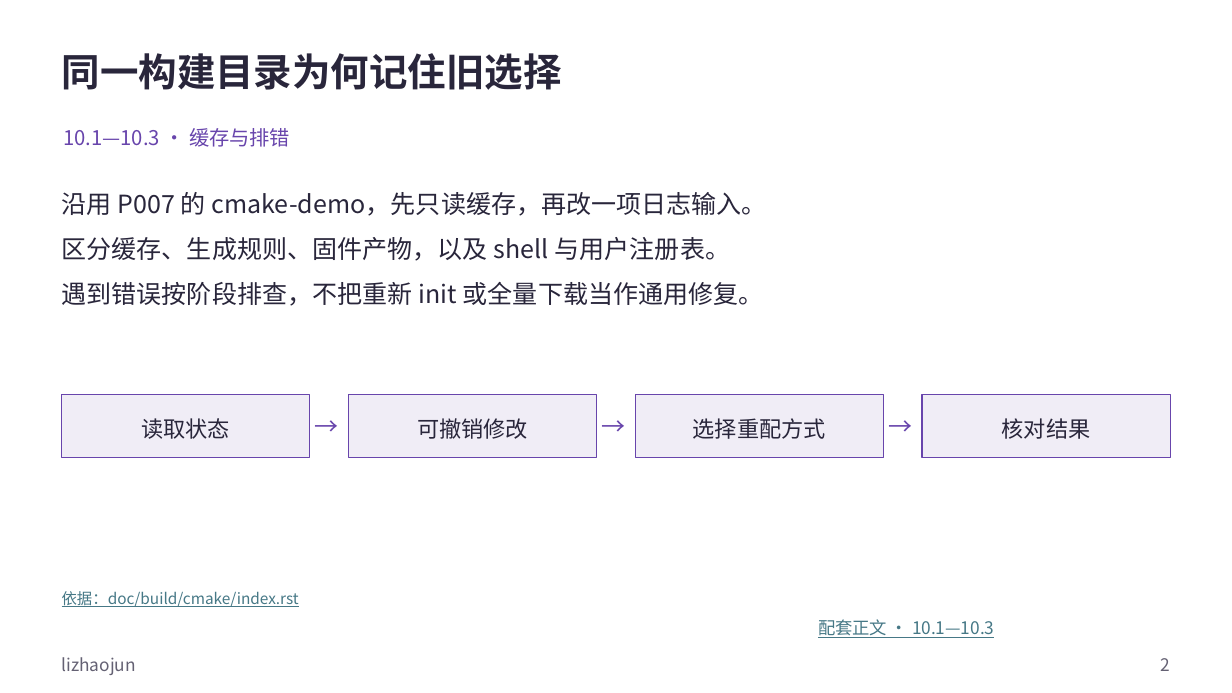
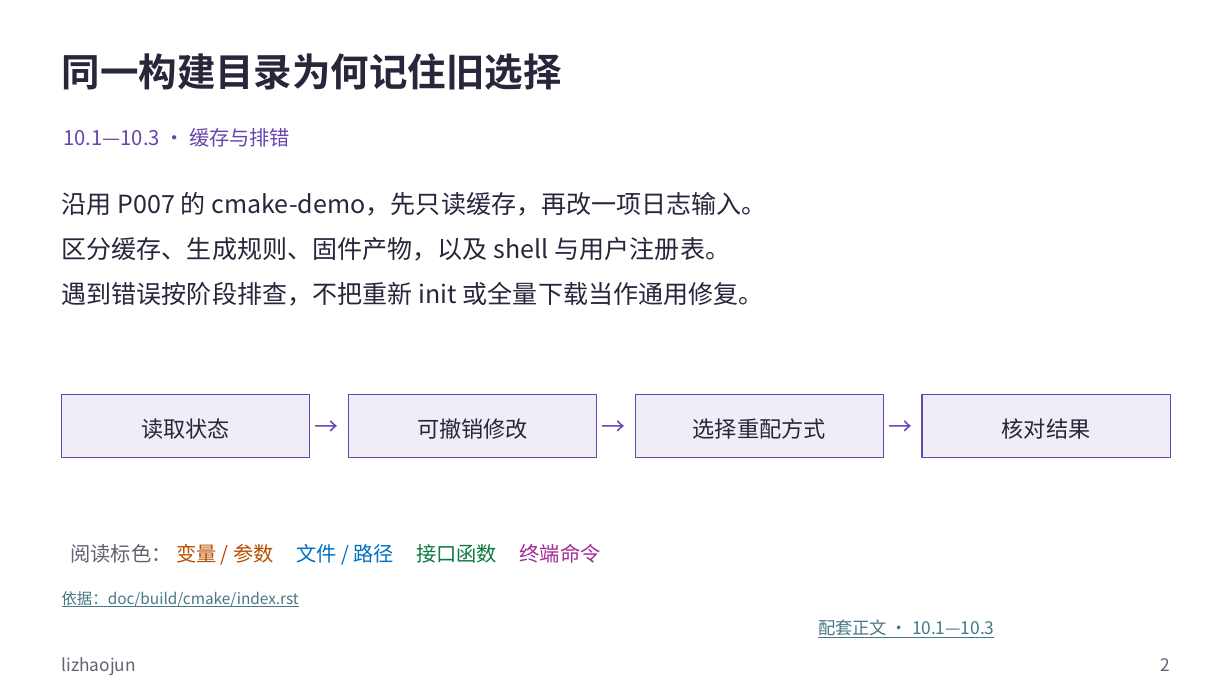
Before and after one commit to FormingSystem/zephyr_hc32f4a0, a slide deck: slide 2 of learning/P01_zephyr_make_project/slides/P010_CMake缓存与构建排错_Windows.pptx. Drawn at 1232x693 pixels with LibreOffice and Linux fonts; fonts in the diff are those of the drawing. Boxes give left, top, right and bottom in pixels: in the first picture for what was removed or moved away, otherwise in the second. Text is boxed around its words. In the diff, an @@ line names an element or a change of style, - is before the commit and + after.

Commit message:
content(learning/cmake-cache): 统一缓存排错文稿的变量和命令样式
- 给缓存输入、作用范围接口及排查命令使用一致语义颜色，保留原有判断分支和连续操作文本。
- 正式 PPT 与可重建原生源同步，保留封面、媒体、批注和非正文页脚署名。

```diff
--- a/learning/P01_zephyr_make_project/slides/P010_CMake缓存与构建排错_Windows.pptx
+++ b/learning/P01_zephyr_make_project/slides/P010_CMake缓存与构建排错_Windows.pptx
@@ text added at (71, 544, 601, 563), 15.8 pt, text #646173 @@
+阅读标色： 变量 / 参数 文件 / 路径 接口函数 终端命令
```
Also in this commit, not shown: 9 other slides changed, 19 other files.
